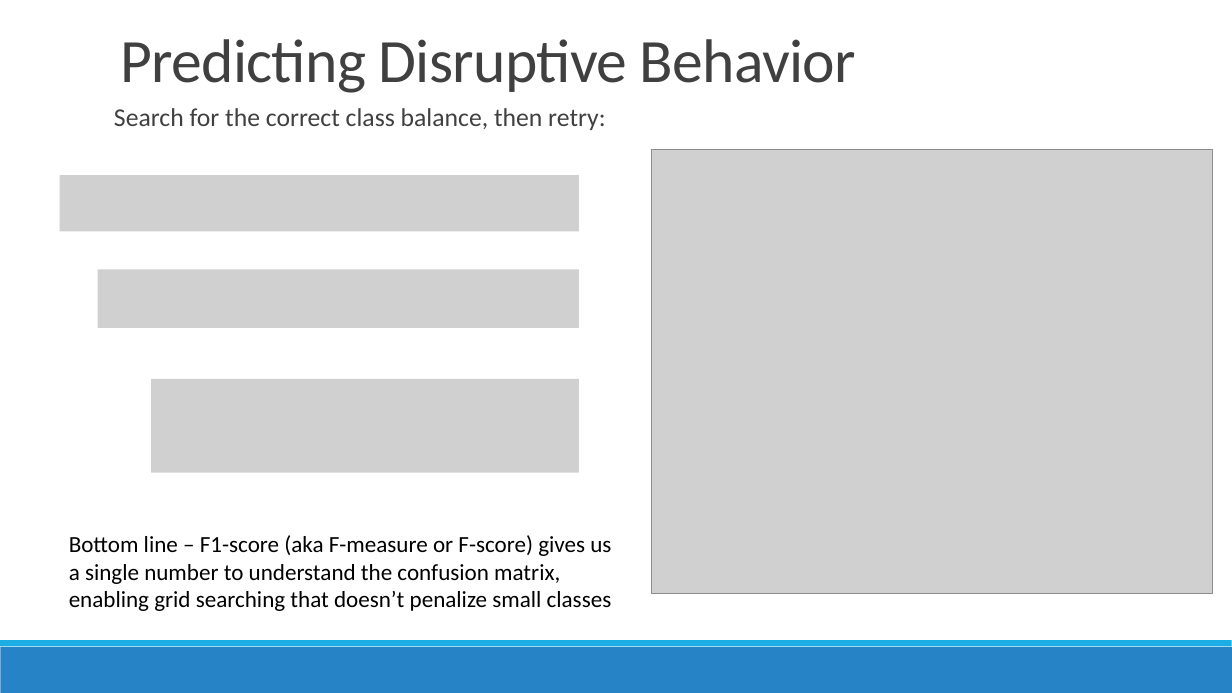
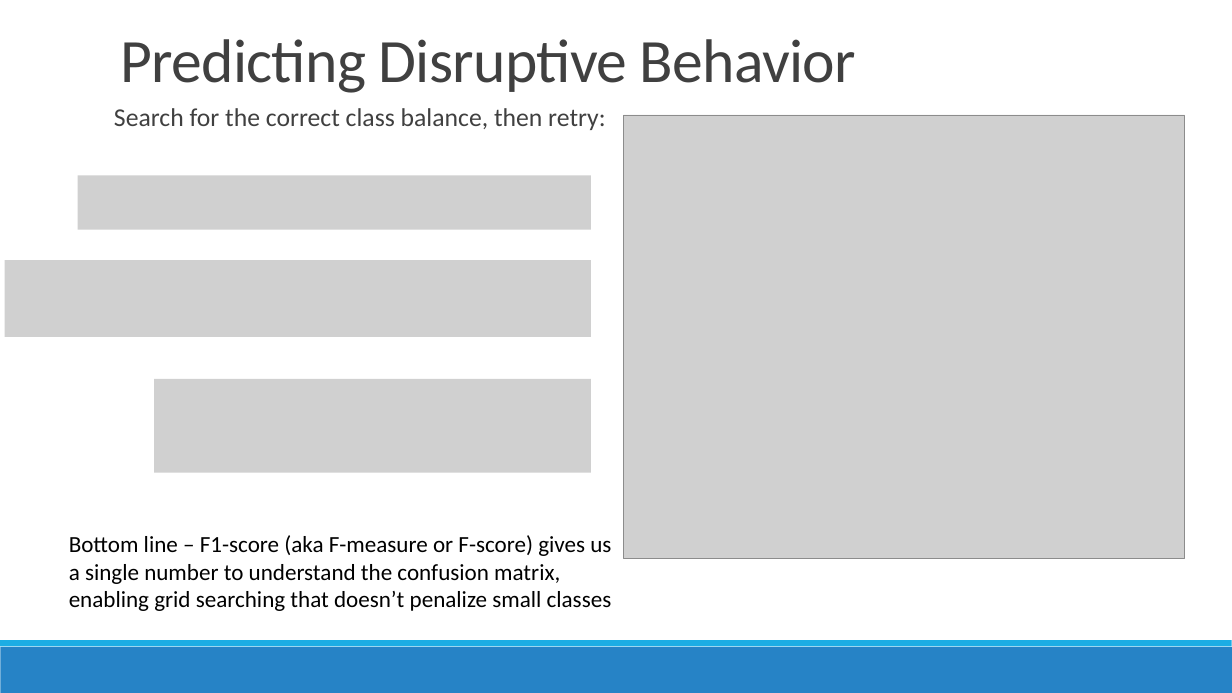
Before and after one commit to conditg/predicting-disruption, a slide deck: slide 11 of DisruptCapstone.pptx. Drawn at 1232x693 pixels with LibreOffice and Linux fonts; fonts in the diff are those of the drawing; grey boxes stand for pictures. Boxes give left, top, right and bottom in pixels: in the first picture for what was removed or moved away, otherwise in the second. Text is boxed around its words. In the diff, an @@ line names an element or a change of style, - is before the commit and + after.

Commit message:
ppt

```diff
--- a/DisruptCapstone.pptx
+++ b/DisruptCapstone.pptx
@@ picture: place and size @@
-picture at (652,150,1213,593)
+picture at (624,115,1185,558)
@@ picture: place and size @@
-picture at (60,175,771,231)
+picture at (78,176,889,230)
@@ rectangle: place and size @@
-rectangle at (579,175,1135,479)
+rectangle at (592,152,1148,478)
@@ picture: place and size @@
-picture at (98,270,733,328)
+picture at (5,261,816,337)
```
Also in this commit, not shown: 3 other slides changed.
